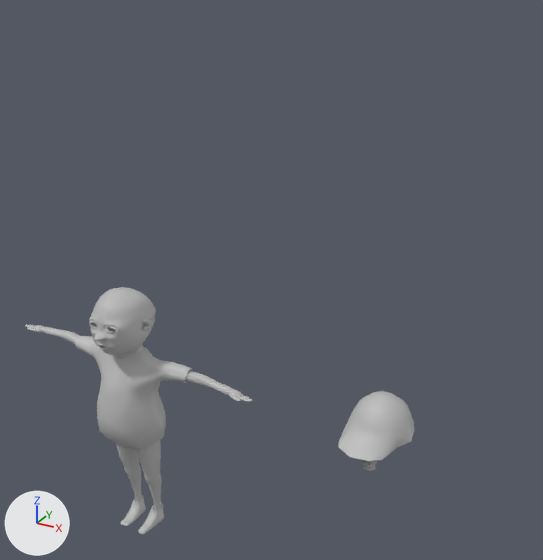
One commit to the FBX model CandyStoreMania/Assets/Characters/Idle.fbx: the scene before it, then after it.
Both versions are drawn from a 50 mm lens placed at (1.48, -4.32, 4.99), pointed at (-0.82, -0.13, 2.9). Arrows for +X, +Y and +Z are at lower left; the lights stay in place. Where no turn or scale is listed for an object, it has been applied to the vertices.

In view in the first picture: 'bottom', 'hat', 'kid2'.
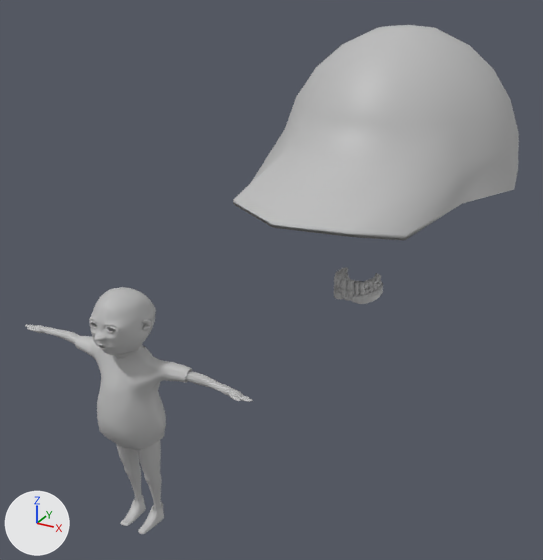
What the commit changed:
In object 'bottom' (ob_bottom), parent goes from ob_eyes_teeth to ob_eyes_teeth5.
In object 'hat' (ob_hat), parent goes from ob_eyes_teeth to ob_eyes_teeth5.
Object 'eyes_teeth5' (ob_eyes_teeth5) is new.
Its location is (0.0421, -0.714, 3.497).
Its rotation in degrees is (90, 0, 0).
Its scale is (0.0299, 0.0299, 0.0299).

Boxes [x1, y1, x2, y2] around the edits, measured in the pictures (543 x 560 px):
'hat', moved
    before: [338, 391, 414, 462]
    after: [233, 25, 519, 241]
'bottom', moved
    before: [363, 464, 377, 471]
    after: [334, 276, 383, 304]
